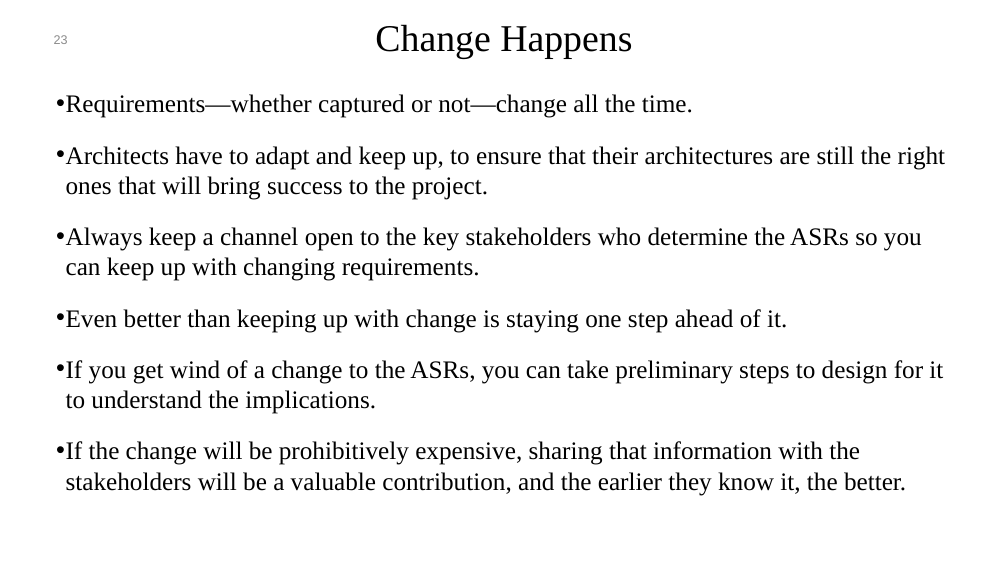
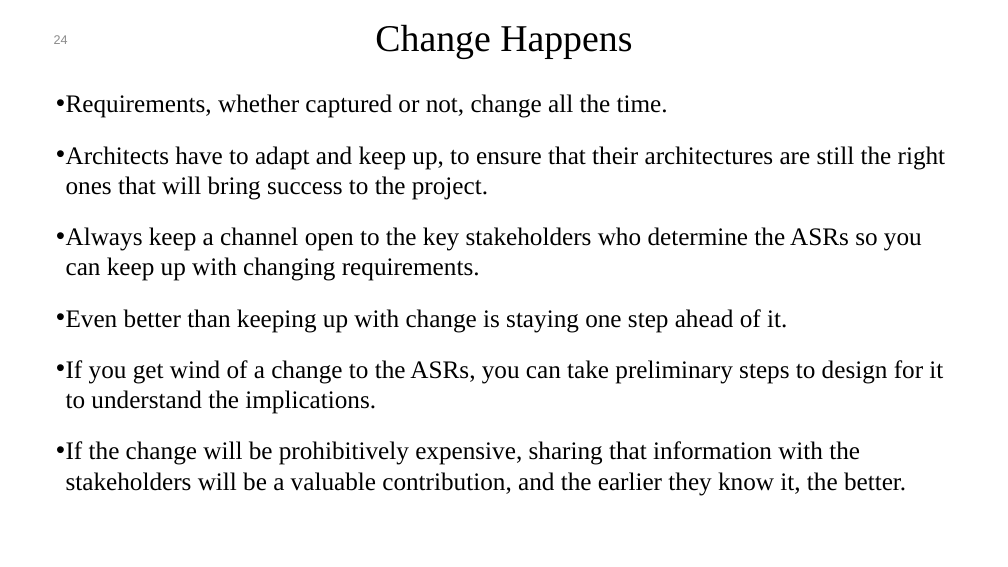
Before and after one commit to mohamad-khorsandi/slides-of-software-architecture-in-practice-4th-ed, a slide deck: slide 24 of chapter 19.pptx (slide 23 before the commit). Drawn at 1008x567 pixels with LibreOffice and Linux fonts; fonts in the diff are those of the drawing; background and template pictures are left out. Boxes give left, top, right and bottom in pixels: in the first picture for what was removed or moved away, otherwise in the second. Text is boxed around its words. In the diff, an @@ line names an element or a change of style, - is before the commit and + after.

```diff
--- a/chapter 19.pptx
+++ b/chapter 19.pptx
@@ page number at bbox=[54, 35, 68, 44]: text changed @@
-23
+24
@@ text at bbox=[66, 94, 668, 118]: text changed @@
-• Requirements—whether captured or not—change all the time.
+• Requirements, whether captured or not, change all the time.
```
Also in this commit, not shown: 1 other slide changed, 1 slide added, 10 other files.
